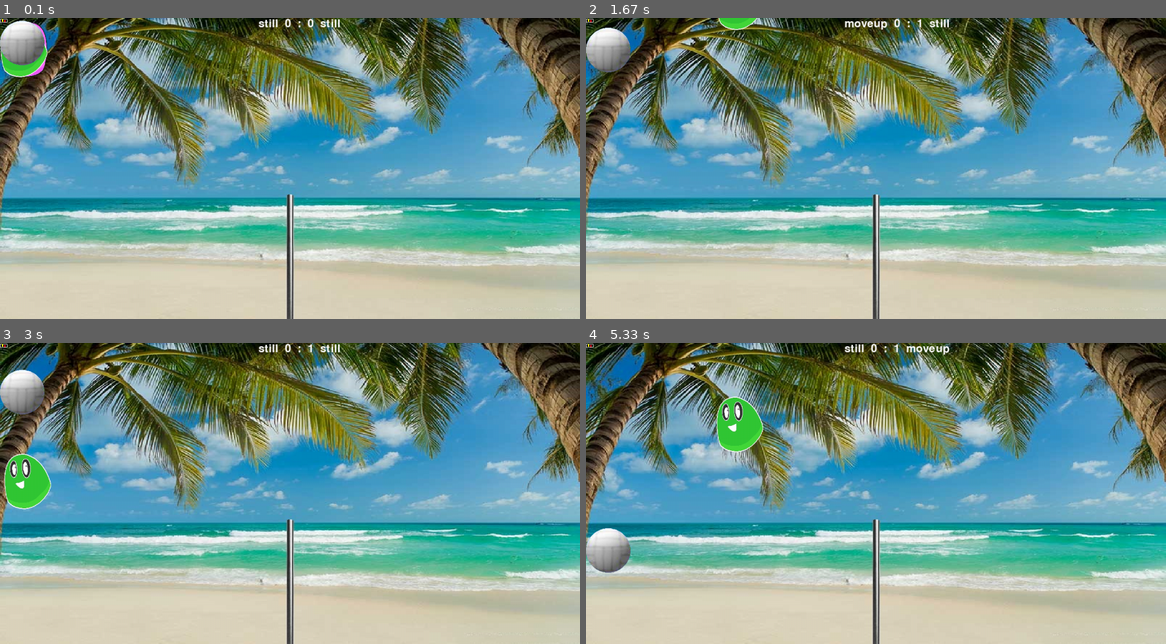
Above: before the commit, frames 1-4 (two rows, left to right).
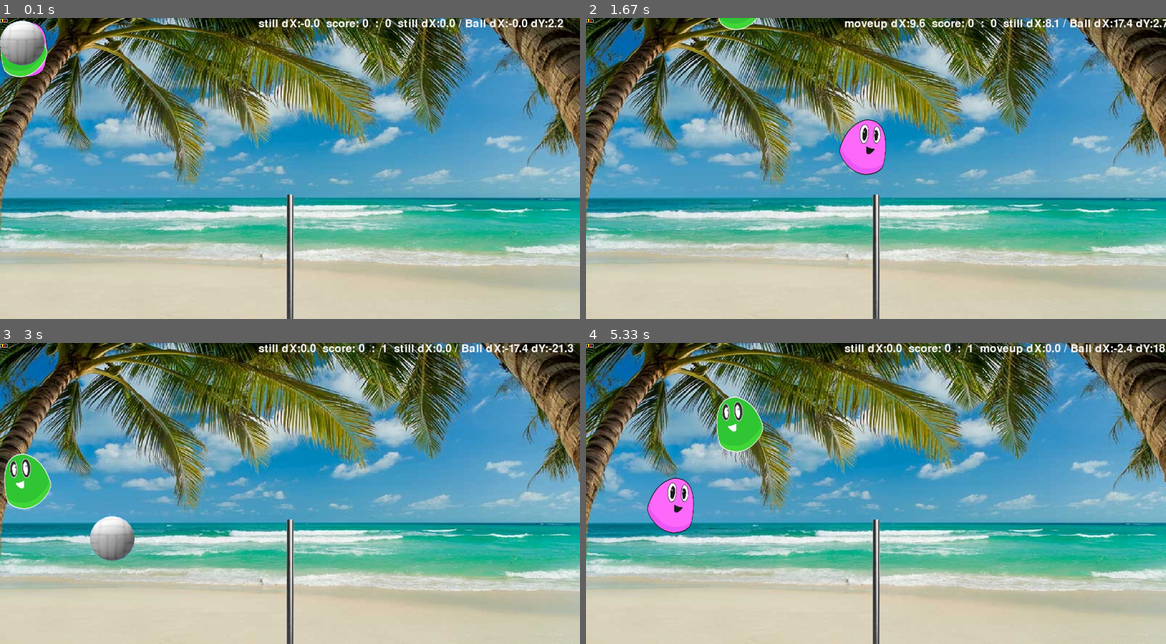
Above: after the commit, the same moments.

Repository: 3strategy/pygameBlobby
Game: pygame game, started from pyGameBlobby.py
The game is run twice, just before and just after one commit, with the same random seed, the same clock (stepped at 60 frames per second) and the same inputs.
Inputs:
- Up to frame 1 (0.1 s): no input
- Up to frame 2 (1.67 s): tap D at 0.33 s; hold Right 0.67-1.13 s; hold D 0.67-1.13 s; hold Up 1.17-1.47 s; hold Right from 1.5 s (still down); hold D from 1.5 s (still down); tap C at 1.65 s
- Up to frame 3 (3 s): release Right at 1.97 s; release D at 1.97 s; hold Left 2-2.53 s; hold A 2-2.53 s; hold Left 2.57-2.97 s; hold A 2.57-2.97 s
- Up to frame 4 (5.33 s): hold Up 3-3.37 s; tap C at 3.15, 4.72 s; hold Right 3.4-4.03 s; hold D 3.4-4.03 s; hold Left 4.07-4.53 s; hold A 4.07-4.53 s; hold Right 4.57-5.03 s; hold D 4.57-5.03 s; hold Up from 5.07 s (still down)

The runs differ from the first frame. In frame 1, 0.7% of the frame differs, in the area x 48-98%, y 0-4%; in frame 2, 2.7%; in frame 3, 2.5%; in frame 4, 2.8%, in the area x 0-100%, y 0-77%.

Commit message:
Lesson 4.2: 1)	Decrease ball rebound on the floor. 2)	Ball/Player collision detection. 3)	Ball off court sides detection.

Diff:
--- a/ball.py
+++ b/ball.py
@@ -19,6 +19,9 @@
         self.point_started = False
         self.point_scored = False
 
+        self.dyfix = self.rect.height/2
+        self.dxfix = self.rect.width/2
+
 
     def score(self, ordinal):
         if not self.point_scored:  # prevent double scoring
@@ -35,12 +38,42 @@
         newpos = self.rect.move(self.dX, self.dY)
 
         #Test if touching the floor
-        if newpos.bottom >= self.area.bottom: #player touches the floor
+        if newpos.bottom >= self.area.bottom: #Ball touches the floor
             newpos.bottom = self.area.bottom #repositioning to a valid position.
-            self.dY = -self.dY
+            self.dY = -0.6 * self.dY
 
             if not self.point_scored:  # give score according to court side:
                 side = self.area.centerx - self.rect.centerx > 0
                 self.score(side)
 
+
+        # Ball off court's sides:
+        if (newpos.right > self.area.right and self.dX > 0) or (newpos.left < 0 and self.dX < 0):
+            newpos.left -= self.dX
+            self.rect.left -= self.dX
+            self.dX = -self.dX
+            return
+
+
+
+
+        # Collision testing
+        for player in self.players:
+            # overlap gets the result of the collision test and then an 'if' checks overlap
+            # if there was no collision overlap will be None (i.e. False)
+            # if there is a collision, overlap contains the information.
+            if overlap := testoverlap(player, self): # EXPRESSION ASSIGNMENT
+            # handle the collision:
+                # calculating the angle of collision (to bounce the ball accordingly).
+                impact_gamma = angle_ofdxdy((overlap[0] - self.dxfix, (overlap[1] - self.dyfix)))[0]
+
+                x = (self.dX, self.dY), (player.dX, player.dY)
+                # the effect of the collision is calculated by Impulse Equasions.
+                # dX and dY of ball and player will be sent as input,
+                # and also be returned back from the impulse function.
+                ((self.dX, self.dY), (player.dX, player.dY)) = calc_impulse_xy1xy2(x, 1, 3.5, impact_gamma)
+
+                break # no need to check the other player.
+
+
         self.rect = newpos
--- a/pyGameBlobby.py
+++ b/pyGameBlobby.py
@@ -52,10 +52,11 @@
             for player in players:
                 player.move(event)
 
-
-        info = f'{players[0].score}  :  {players[1].score}'
-        info = f'{players[0].state}  {info}  {players[1].state}'
-        # note the : after which comes the formmating (here .1f for 1 decimal point)
+        p0,p1=players[0],players[1]
+        info = f'score: {p0.score}  :  {p1.score}'
+        info = f'{p0.state} dX:{p0.dX:.1f}  {info}  {p1.state} dX:{p1.dX:.1f}'
+        info = f'{info} / Ball dX:{ball.dX:.1f} dY:{ball.dY:.1f}'
+        # note the : after which comes the formatting (here .1f for 1 decimal point)
         text = font.render(info, 1, (250, 250, 250))
 
         screen.blit(background, (0, 0))  # this acts as a clear screen (try without and see how everything smears)
